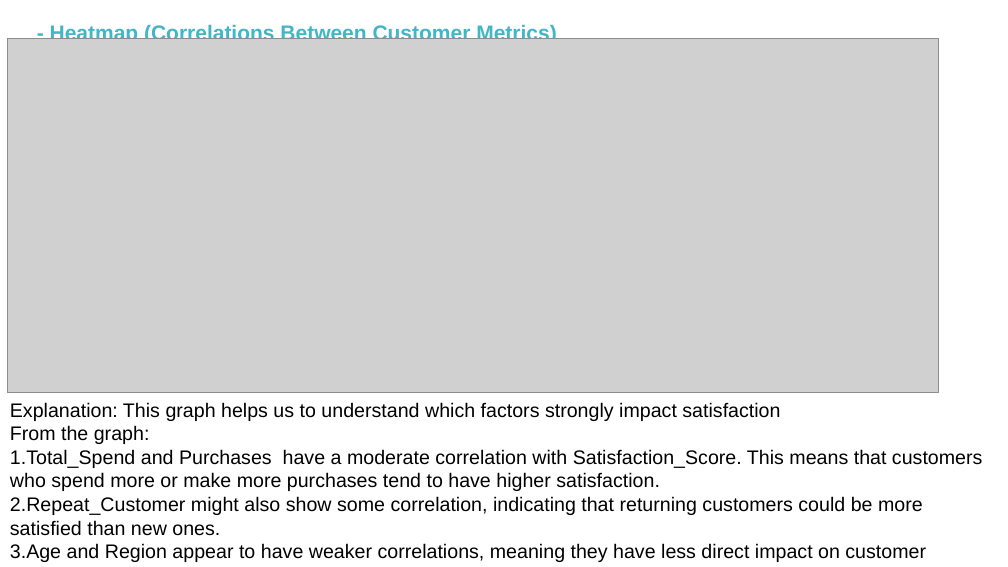
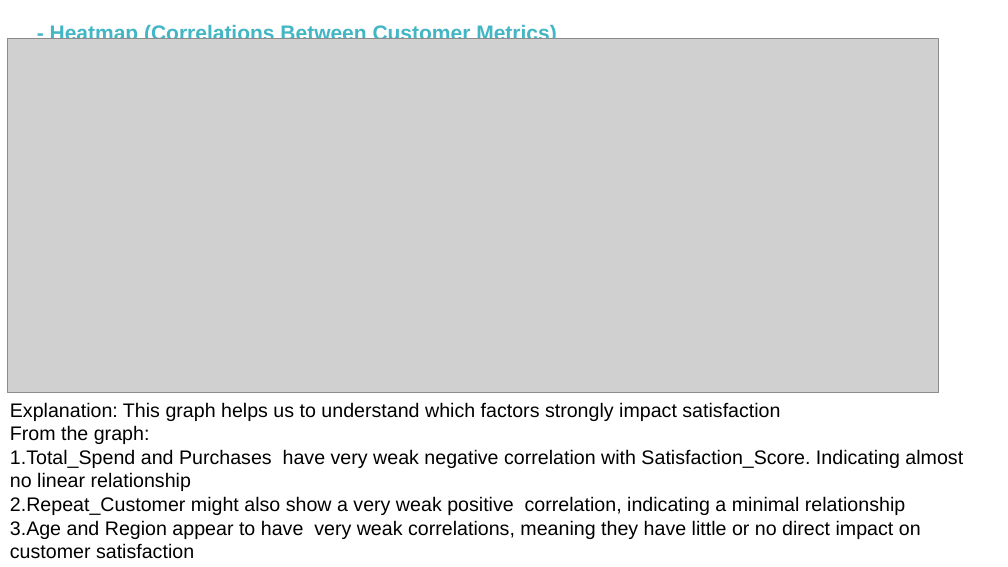
Before and after one commit to SafehEmmanuela/Final-Project, a slide deck: slide 22 of Power point presentation.pptx (slide 21 before the commit). Drawn at 1008x567 pixels with LibreOffice and Linux fonts; fonts in the diff are those of the drawing; grey boxes stand for pictures. Boxes give left, top, right and bottom in pixels: in the first picture for what was removed or moved away, otherwise in the second. Text is boxed around its words. In the diff, an @@ line names an element or a change of style, - is before the commit and + after.

Commit message:
Editing slides

```diff
--- a/Power point presentation.pptx
+++ b/Power point presentation.pptx
@@ text at (10, 449, 963, 559): text changed @@
-1.Total_Spend and Purchases have a moderate correlation with Satisfaction_Score. This means that customers who spend more or make more purchases tend to have higher satisfaction.
-2.Repeat_Customer might also show some correlation, indicating that returning customers could be more satisfied than new ones.
-3.Age and Region appear to have weaker correlations, meaning they have less direct impact on customer satisfaction.
+1.Total_Spend and Purchases have very weak negative correlation with Satisfaction_Score. Indicating almost no linear relationship
+2.Repeat_Customer might also show a very weak positive correlation, indicating a minimal relationship
+3.Age and Region appear to have very weak correlations, meaning they have little or no direct impact on customer satisfaction
```
Also in this commit, not shown: 1 slide added, 1 slide removed.
